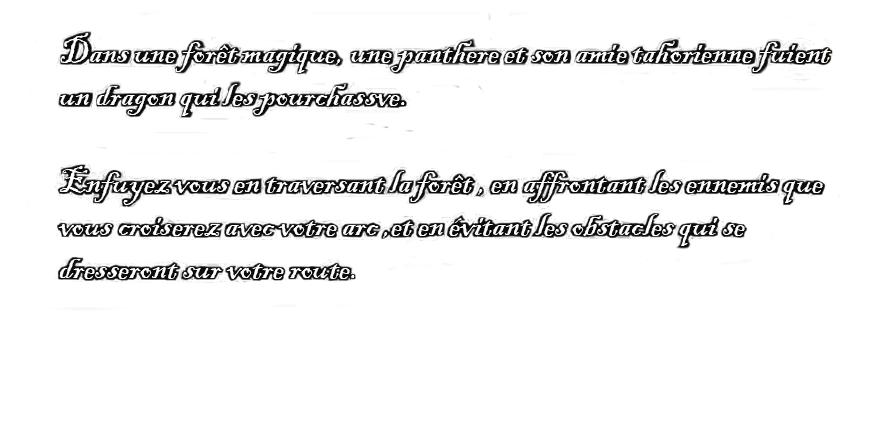
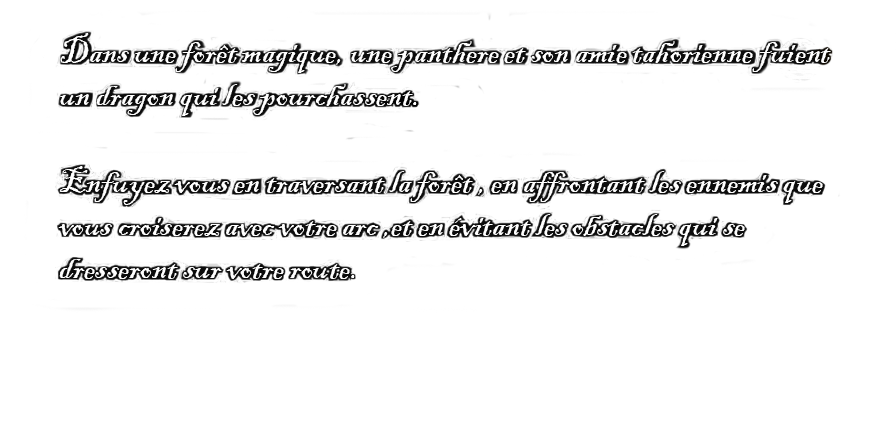
Comparing the layer stacks of the two w=896, h=448 images. Changes:
painted on "Dans une forêt magique, une panthere et son amie tahorienne fui" over left=375, top=91, right=417, bottom=106
painted on "Calque 1" over left=354, top=87, right=420, bottom=129
